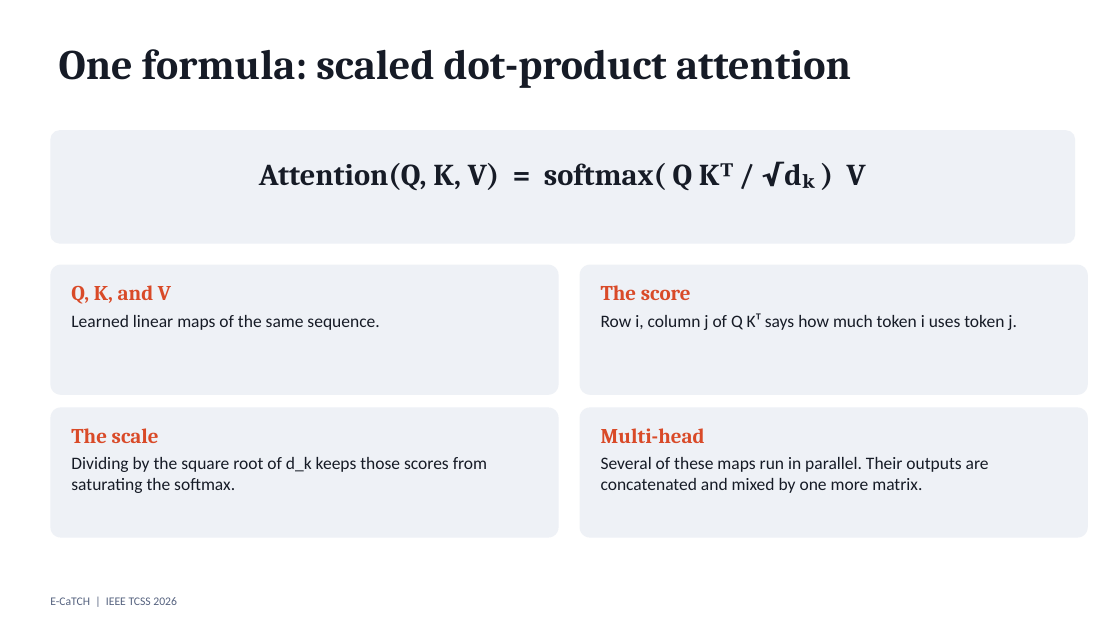
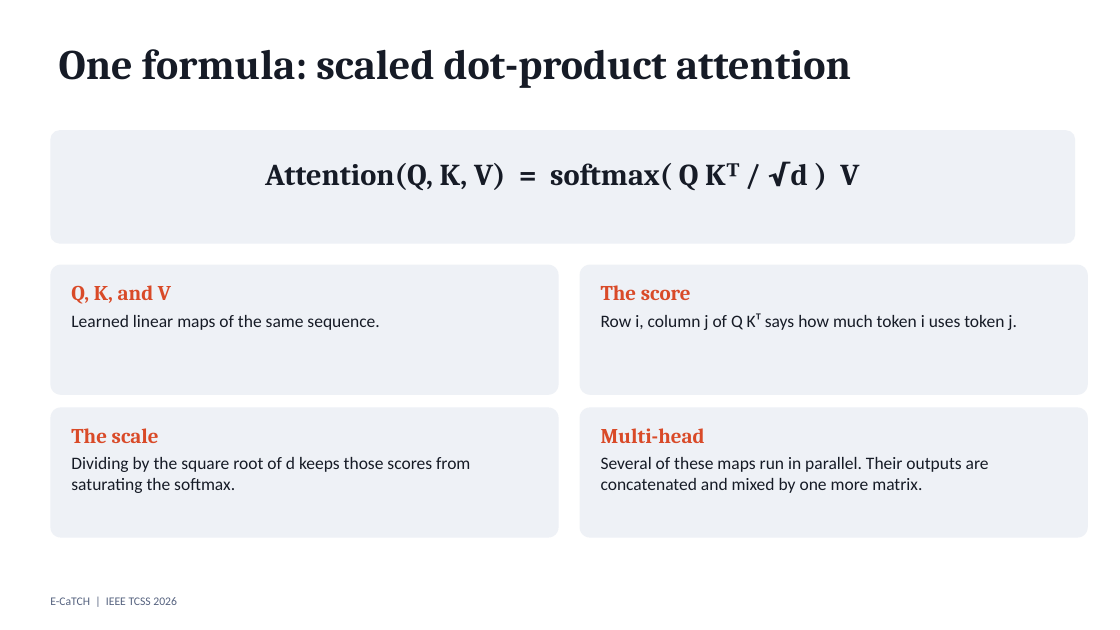
Before and after one commit to amousavi1/amousavi1.github.io, a slide deck: slide 14 of talks/georgetown-2026-ecatch/E-CaTCH_presentation_complete.pptx. Drawn at 1120x630 pixels with LibreOffice and Linux fonts; fonts in the diff are those of the drawing. Boxes give left, top, right and bottom in pixels: in the first picture for what was removed or moved away, otherwise in the second. Text is boxed around its words. In the diff, an @@ line names an element or a change of style, - is before the commit and + after.

```diff
--- a/talks/georgetown-2026-ecatch/E-CaTCH_presentation_complete.pptx
+++ b/talks/georgetown-2026-ecatch/E-CaTCH_presentation_complete.pptx
@@ text at <box>265,161,859,190</box>: text changed @@
-Attention(Q, K, V) = softmax( Q Kᵀ / √dₖ ) V
+Attention(Q, K, V) = softmax( Q Kᵀ / √d ) V
@@ text at <box>71,457,470,493</box>: text changed @@
-Dividing by the square root of d_k keeps those scores from saturating the softmax.
+Dividing by the square root of d keeps those scores from saturating the softmax.
```
Also in this commit, not shown: 5 other slides changed, 1 other file.
